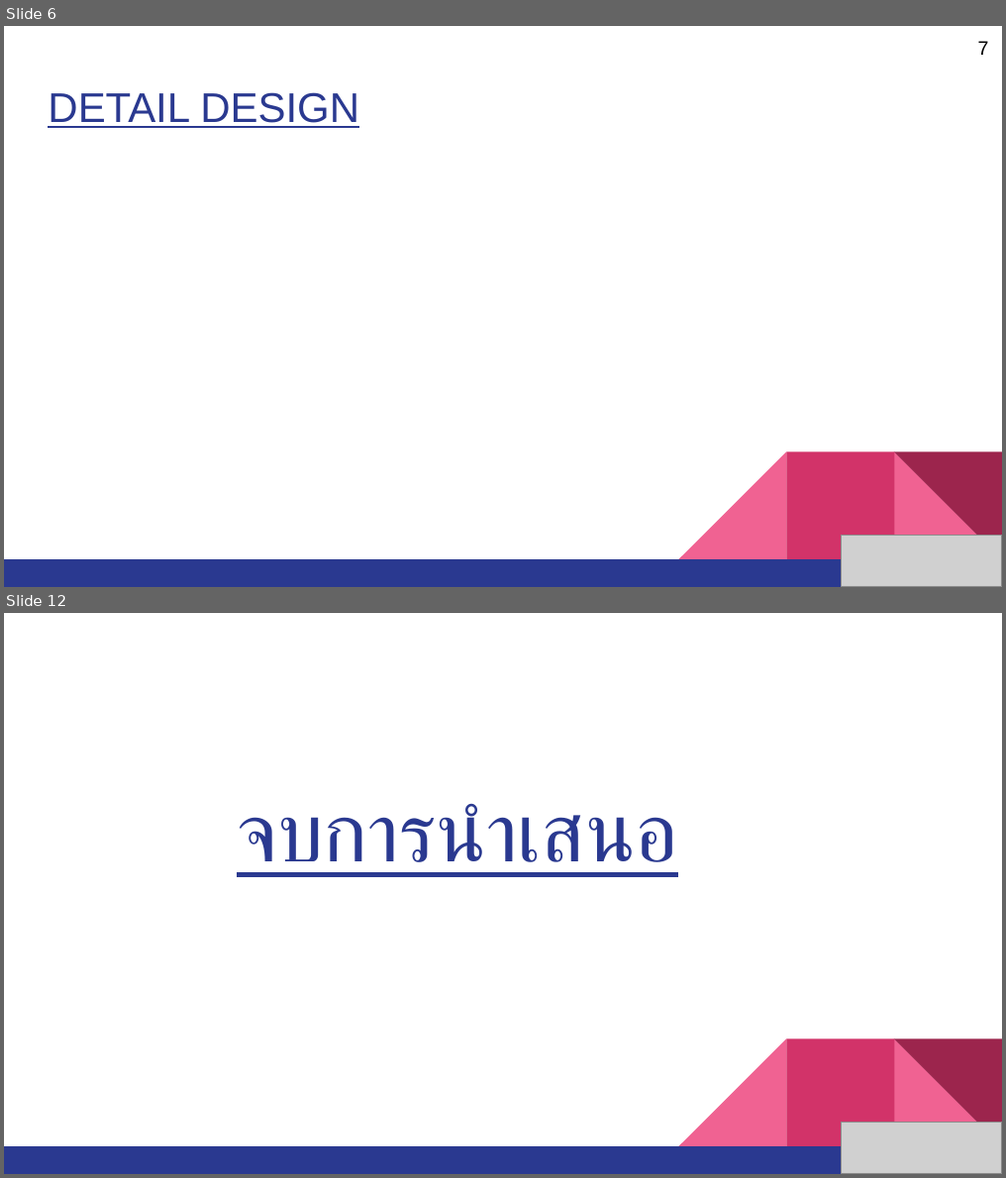
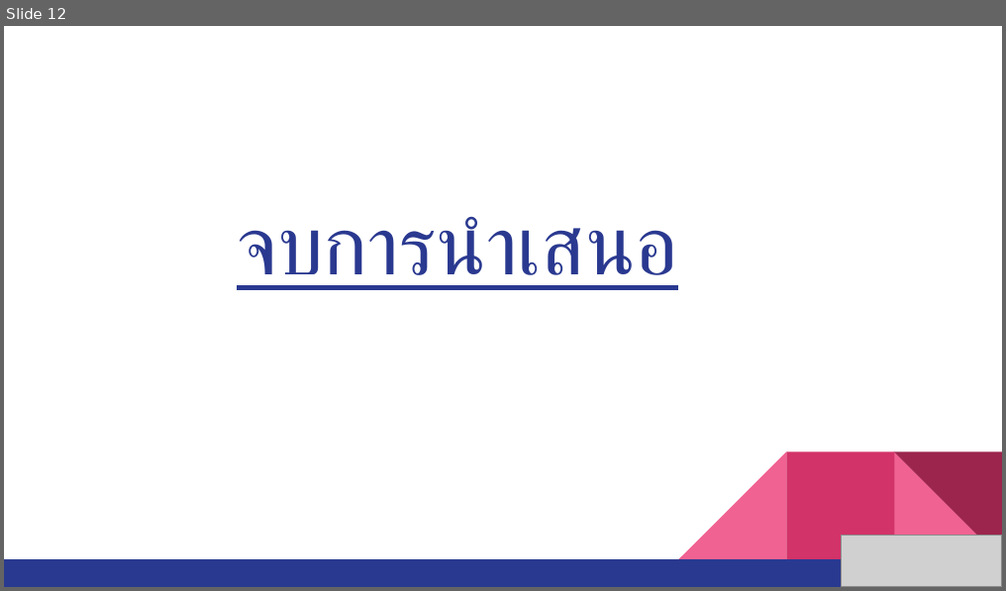
Before and after one commit to Plzzz256/waterfiller_automation, a slide deck: เครื่องกรอกน้ำอัตโนมัติ.pptx. Shown one above the other, each under a label of ours: slides 6 and 12 before the commit, slide 12 after it; the slides between them are not shown. The pictures are 1006x1178 and 1006x591 pixels, drawn with LibreOffice and Linux fonts; fonts in the diff are those of the drawing; grey boxes stand for pictures. Boxes give left, top, right and bottom in pixels: in the first picture for what was removed or moved away, otherwise in the second. Text is boxed around its words. In the diff, an @@ line names an element or a change of style, - is before the commit and + after.

```diff
--- a/เครื่องกรอกน้ำอัตโนมัติ.pptx
+++ b/เครื่องกรอกน้ำอัตโนมัติ.pptx
@@ slide 6 removed at [4, 26, 1002, 587], background #FFFFFF; not listed: 5 template elements that a slide beside it also shows @@
@@ text removed at [978, 41, 989, 55] @@
-7
@@ title removed at [48, 92, 359, 128] @@
-DETAIL DESIGN
@@ picture removed at [842, 535, 1002, 586] @@
```
Also in this commit, not shown: 9 slides changed, 1 slide added.
